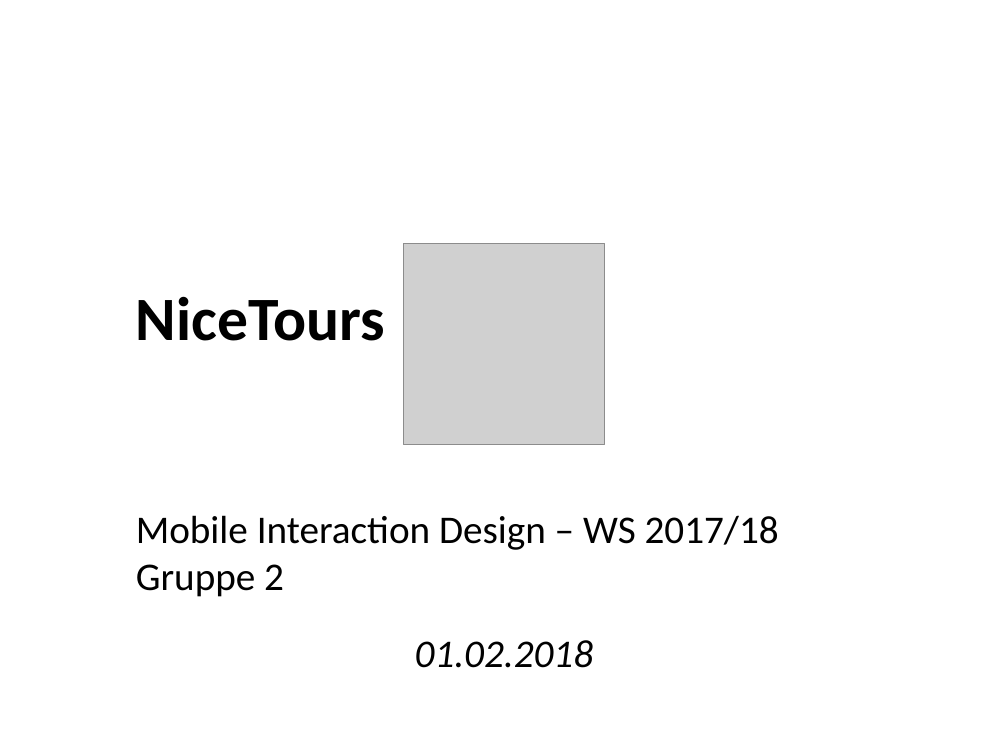
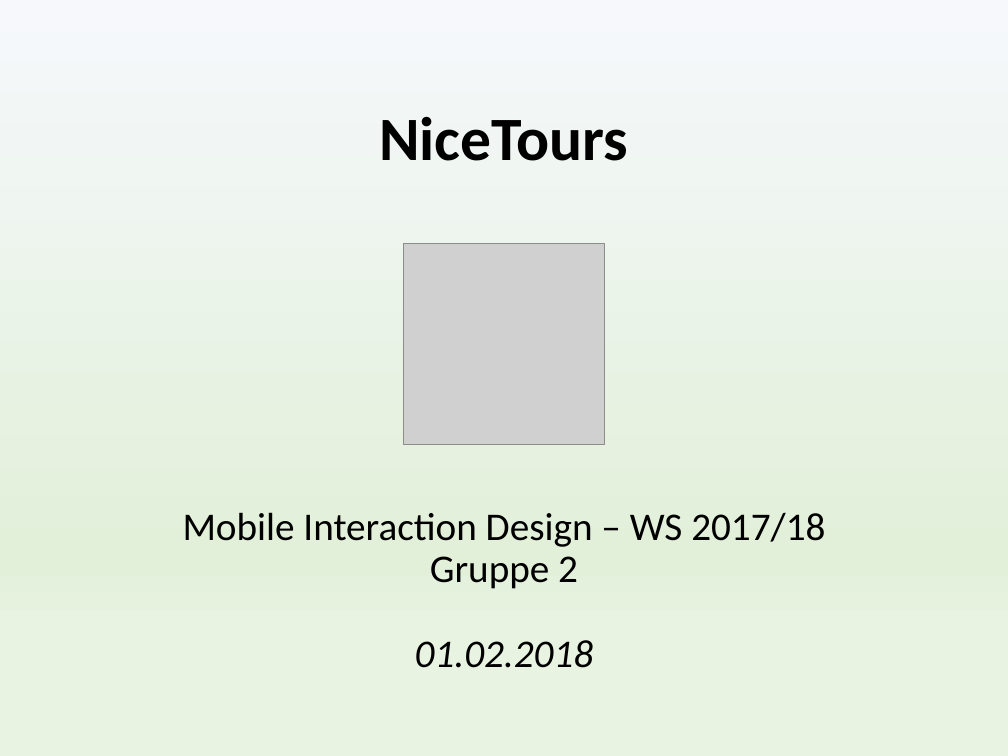
Before and after one commit to MIDw17group02/sightseeingApp, a slide deck: slide 1 of NiceTours Presentation.pptx. Drawn at 1008x756 pixels with LibreOffice and Linux fonts; fonts in the diff are those of the drawing; grey boxes stand for pictures. Boxes give left, top, right and bottom in pixels: in the first picture for what was removed or moved away, otherwise in the second. Text is boxed around its words. In the diff, an @@ line names an element or a change of style, - is before the commit and + after.

Commit message:
Version 1.0 of the presentation

```diff
--- a/NiceTours Presentation.pptx
+++ b/NiceTours Presentation.pptx
@@ background #FFFFFF to gradient #F6F8FC to #E2F0D9 to #E8F3E1 @@
@@ title at [183,512,825,668]: text changed @@
-NiceTours
-Mobile Interaction Design – WS 2017/18
-Gruppe 2
-01.02.2018
+NiceTours
+Mobile Interaction Design – WS 2017/18
+Gruppe 2
+01.02.2018
```
Also in this commit, not shown: 7 other slides changed, 2 slides added, 3 slides removed, 16 other files.
